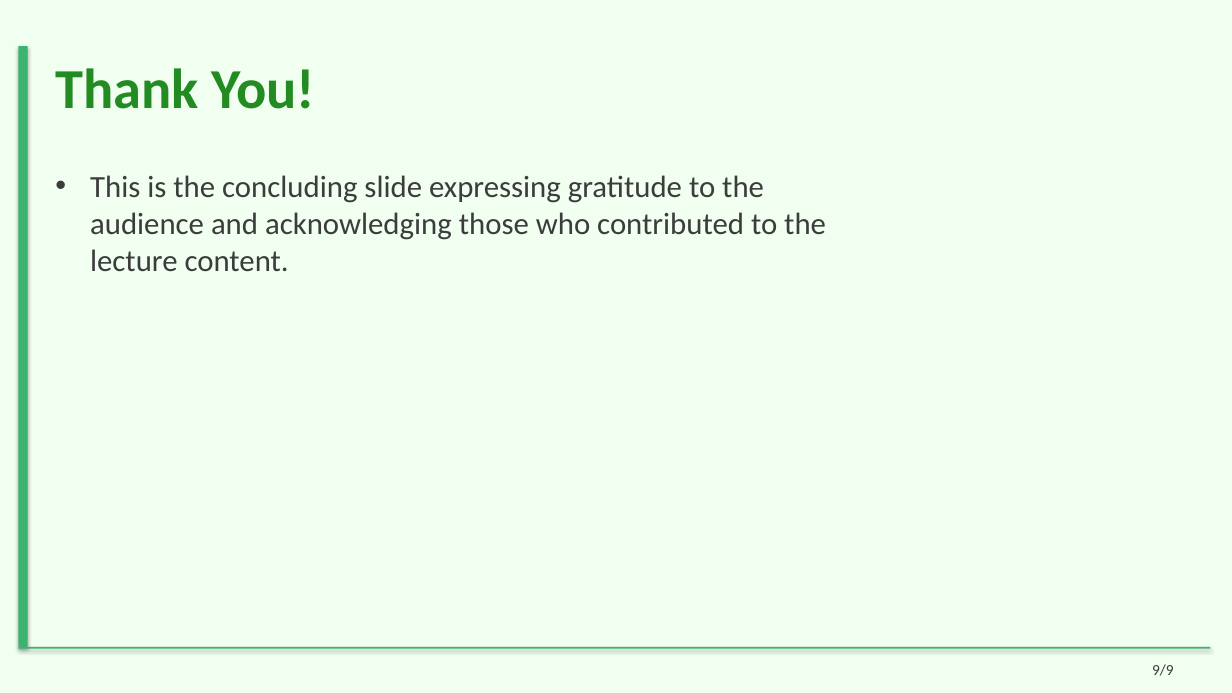
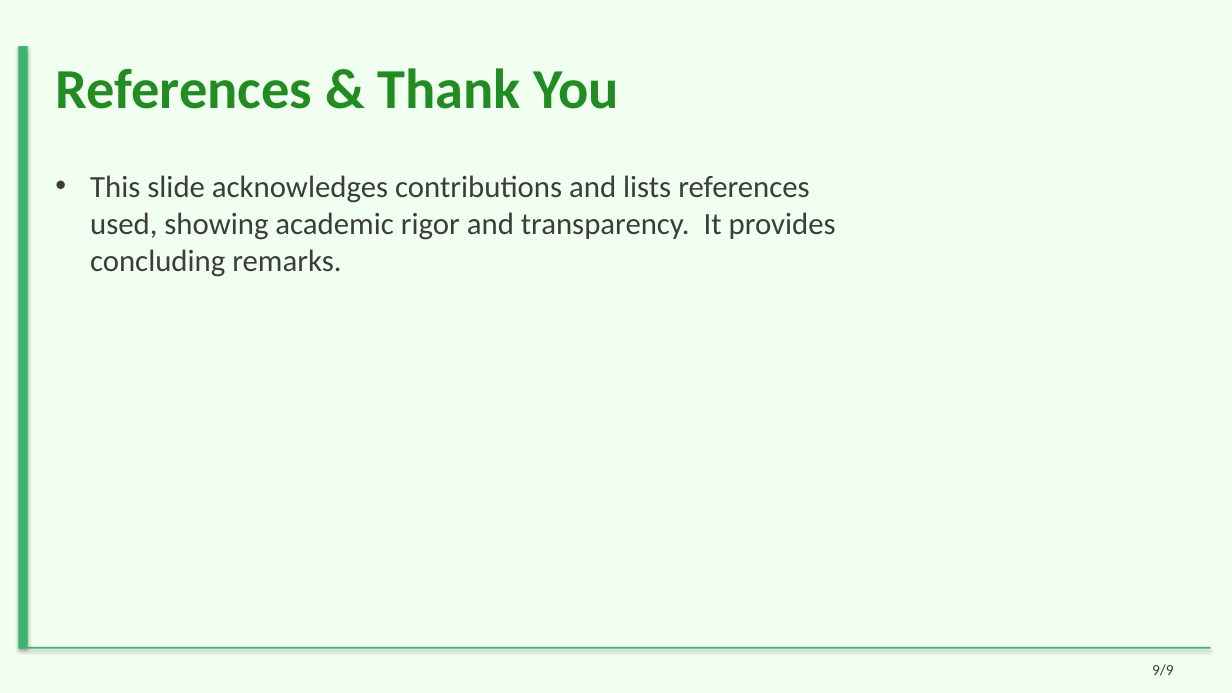
Before and after one commit to sanskarsri26/pdf-to-lecture, a slide deck: slide 9 of Styled_Slides.pptx. Drawn at 1232x693 pixels with LibreOffice and Linux fonts; fonts in the diff are those of the drawing. Boxes give left, top, right and bottom in pixels: in the first picture for what was removed or moved away, otherwise in the second. Text is boxed around its words. In the diff, an @@ line names an element or a change of style, - is before the commit and + after.

```diff
--- a/Styled_Slides.pptx
+++ b/Styled_Slides.pptx
@@ title at <box>55,68,619,109</box>: text changed @@
-Thank You!
+References & Thank You
@@ text at <box>90,175,836,277</box>: text changed @@
-• This is the concluding slide expressing gratitude to the audience and acknowledging those who contributed to the lecture content.
+• This slide acknowledges contributions and lists references used, showing academic rigor and transparency. It provides concluding remarks.
```
Also in this commit, not shown: 7 other slides changed, 1 slide added, 1 slide removed, 17 other files.
